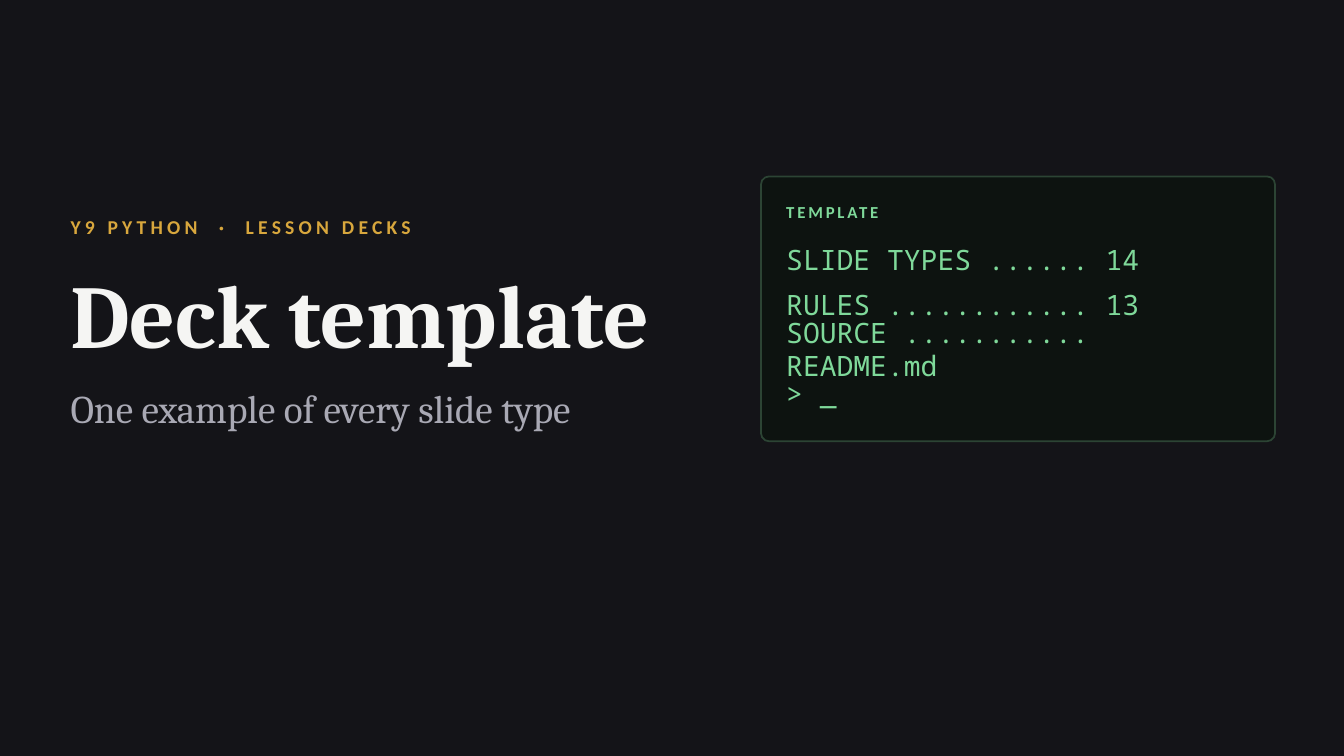
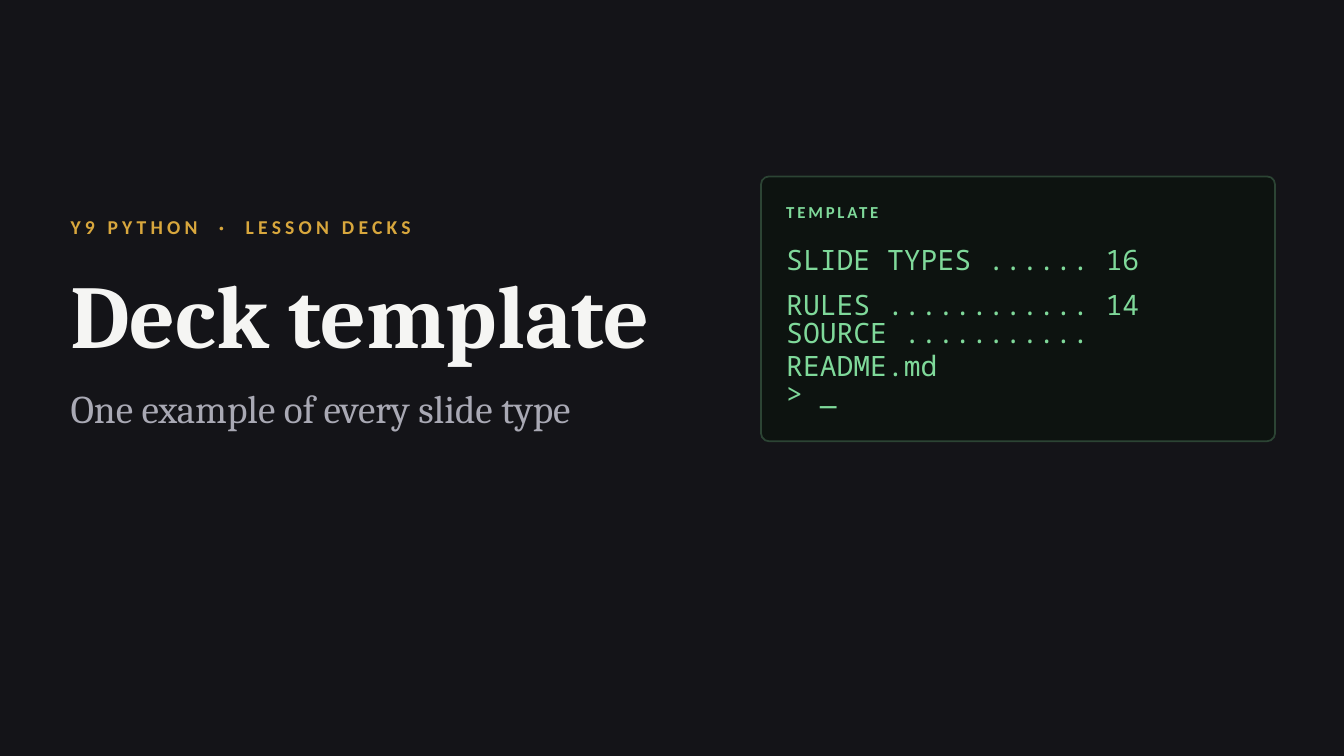
Before and after one commit to OGAComputing/interactive, a slide deck: slide 1 of _presentations/Y9_Python/Y9_Python_Deck_Template.pptx. Drawn at 1344x756 pixels with LibreOffice and Linux fonts; fonts in the diff are those of the drawing. Boxes give left, top, right and bottom in pixels: in the first picture for what was removed or moved away, otherwise in the second. Text is boxed around its words. In the diff, an @@ line names an element or a change of style, - is before the commit and + after.

```diff
--- a/_presentations/Y9_Python/Y9_Python_Deck_Template.pptx
+++ b/_presentations/Y9_Python/Y9_Python_Deck_Template.pptx
@@ text at (786,249,1140,271): text changed @@
-SLIDE TYPES ...... 14
+SLIDE TYPES ...... 16
@@ text at (786,294,1140,316): text changed @@
-RULES ............ 13
+RULES ............ 14
```
Also in this commit, not shown: 1 other slide changed, 1 slide added, 13 other files.
